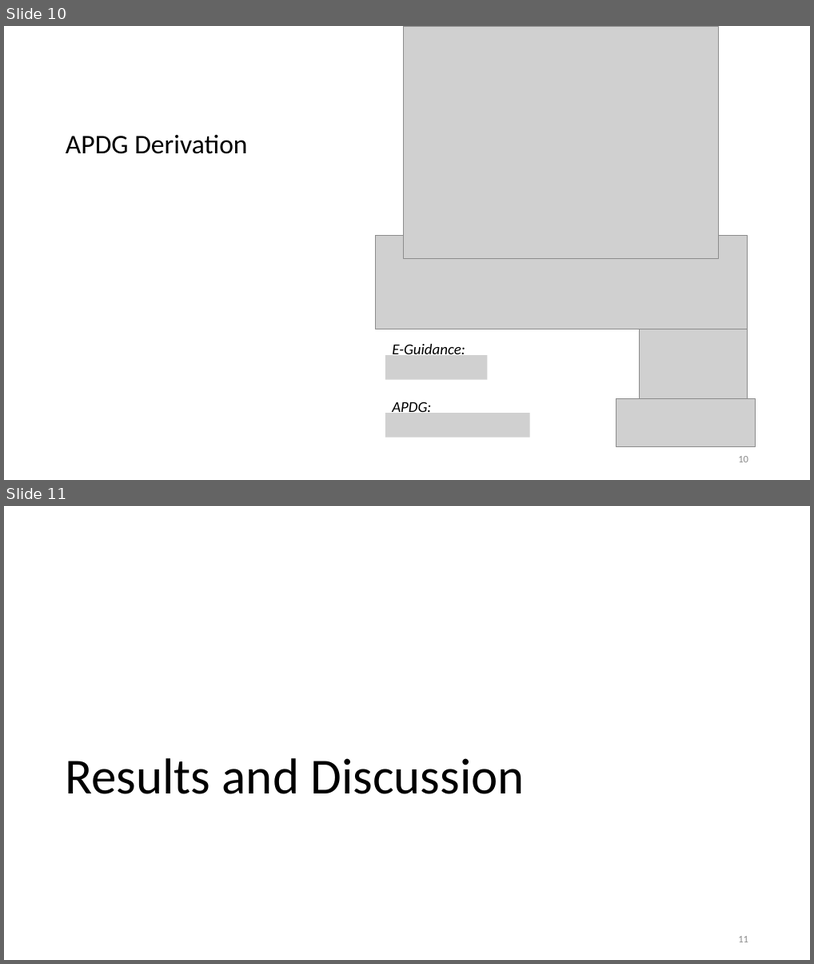
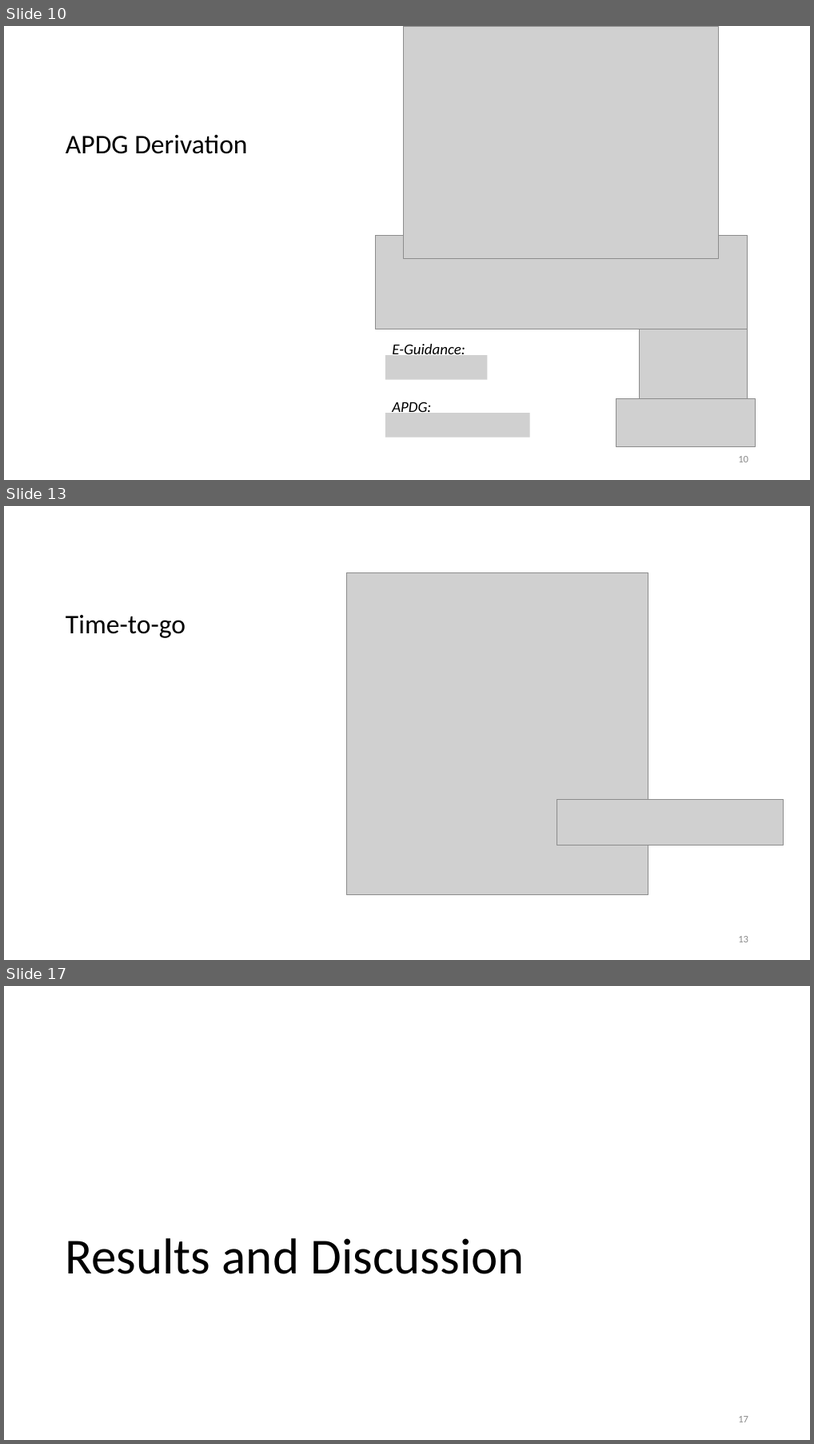
Before and after one commit to ldstrohl/Thesis, a slide deck: Written/Defense/Defense.pptx. Shown one above the other, each under a label of ours: slides 10 and 11 before the commit, slides 10, 13 and 17 after it; the slides between them are not shown. The pictures are 814x964 and 814x1444 pixels, drawn with LibreOffice and Linux fonts; fonts in the diff are those of the drawing; grey boxes stand for pictures. Boxes give left, top, right and bottom in pixels: in the first picture for what was removed or moved away, otherwise in the second. Text is boxed around its words. In the diff, an @@ line names an element or a change of style, - is before the commit and + after.

```diff
--- a/Written/Defense/Defense.pptx
+++ b/Written/Defense/Defense.pptx
@@ slide 13 added at bbox=[4, 506, 810, 960], background #FFFFFF @@
@@ picture added at bbox=[347, 572, 649, 894] @@
@@ title added at bbox=[66, 615, 186, 638], 32 pt, text #000000 @@
+Time-to-go
@@ picture added at bbox=[557, 800, 783, 844] @@
@@ page number added at bbox=[738, 936, 749, 942], 12 pt, text #8C8C8C @@
+13
@@ what was slide 11 is now slide 17 @@
@@ page number at bbox=[738, 1416, 749, 1422]: text changed @@
-11
+17
```
Also in this commit, not shown: 1 slide changed, 5 other slides added.
